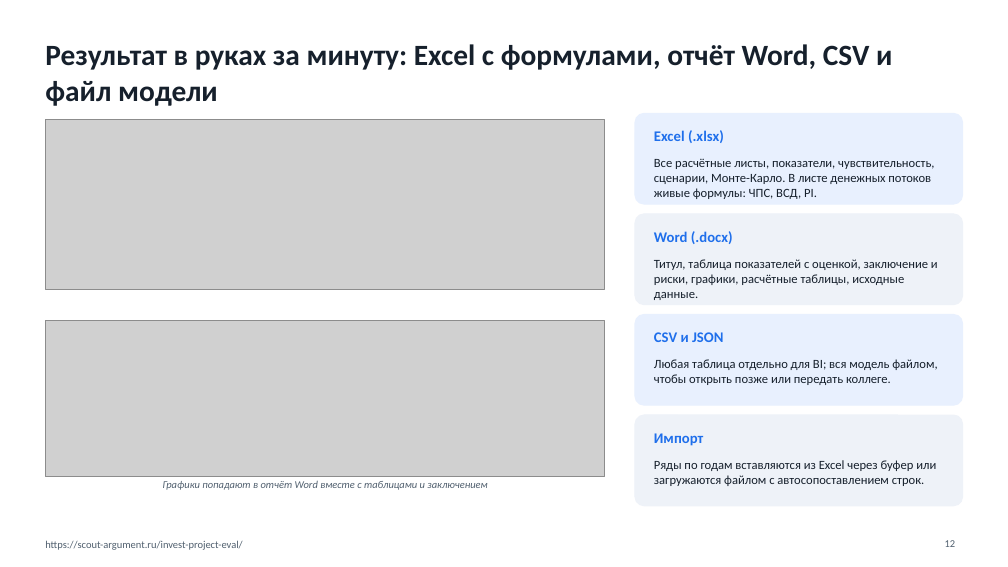
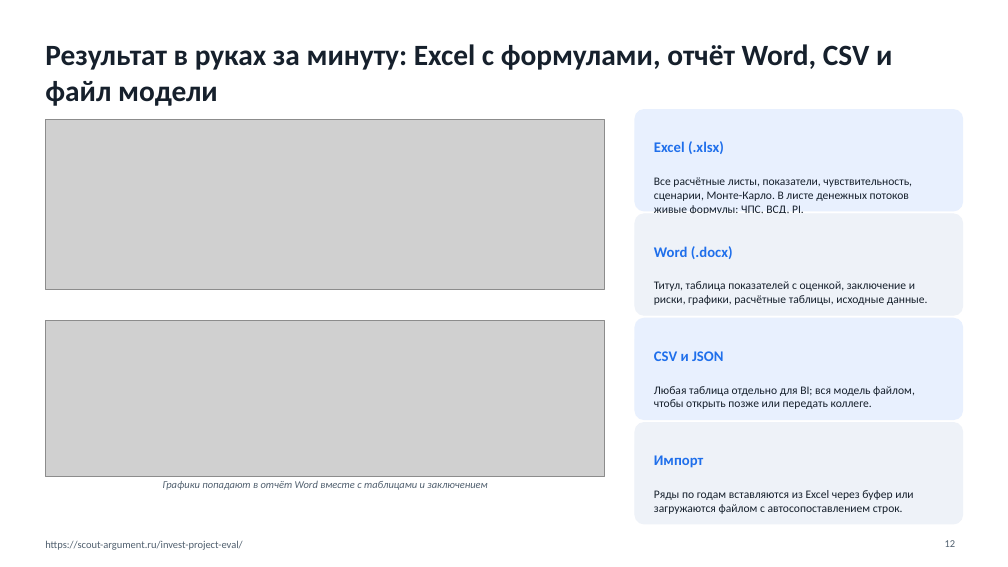
Before and after one commit to mmvolkov/invest-project-eval, a slide deck: slide 12 of docs/Презентация_сервиса.pptx. Drawn at 1008x567 pixels with LibreOffice and Linux fonts; fonts in the diff are those of the drawing; grey boxes stand for pictures. Boxes give left, top, right and bottom in pixels: in the first picture for what was removed or moved away, otherwise in the second. Text is boxed around its words. In the diff, an @@ line names an element or a change of style, - is before the commit and + after.

```diff
--- a/docs/Презентация_сервиса.pptx
+++ b/docs/Презентация_сервиса.pptx
@@ rounded rectangle: place and size @@
-rounded rectangle at [635, 113, 963, 204]
+rounded rectangle at [635, 110, 963, 211]
@@ text "Excel (.xlsx)": place and size @@
-text "Excel (.xlsx)" at [654, 130, 724, 143]
+text "Excel (.xlsx)" at [654, 141, 724, 154]
@@ text "Все расчётные листы, показатели, чувствительность, ...": place and size @@
-text "Все расчётные листы, показатели, чувствительность, ..." at [654, 159, 934, 199]
+text "Все расчётные листы, показатели, чувствительность, ..." at [654, 177, 912, 214]
@@ rounded rectangle: place and size @@
-rounded rectangle at [635, 214, 963, 305]
+rounded rectangle at [635, 214, 963, 315]
@@ text "Word (.docx)": place and size @@
-text "Word (.docx)" at [654, 231, 733, 244]
+text "Word (.docx)" at [654, 246, 733, 259]
@@ text "Титул, таблица показателей с оценкой, ...": place and size @@
-text "Титул, таблица показателей с оценкой, ..." at [654, 259, 938, 300]
+text "Титул, таблица показателей с оценкой, ..." at [654, 281, 928, 305]
@@ rounded rectangle: place and size @@
-rounded rectangle at [635, 315, 963, 405]
+rounded rectangle at [635, 318, 963, 420]
@@ text "CSV и JSON": place and size @@
-text "CSV и JSON" at [654, 332, 723, 342]
+text "CSV и JSON" at [654, 351, 723, 361]
@@ text "Любая таблица отдельно для BI; ...": place and size @@
-text "Любая таблица отдельно для BI; ..." at [654, 359, 937, 385]
+text "Любая таблица отдельно для BI; ..." at [654, 386, 915, 409]
@@ proportions changed in 4 elements at [635, 110, 963, 211], [635, 214, 963, 315], [635, 318, 963, 420], [635, 423, 963, 524] @@
@@ rounded rectangle: place and size @@
-rounded rectangle at [635, 415, 963, 506]
+rounded rectangle at [635, 423, 963, 524]
@@ text "Импорт": place and size @@
-text "Импорт" at [654, 433, 703, 446]
+text "Импорт" at [654, 455, 703, 468]
@@ size 12 to 11 pt in 4 elements at [654, 177, 912, 214], [654, 281, 928, 305], [654, 386, 915, 409], [654, 490, 913, 514] @@
@@ text "Ряды по годам вставляются из ...": place and size @@
-text "Ряды по годам вставляются из ..." at [654, 460, 936, 486]
+text "Ряды по годам вставляются из ..." at [654, 490, 913, 514]
```
Also in this commit, not shown: 4 other slides changed, 5 other files.
